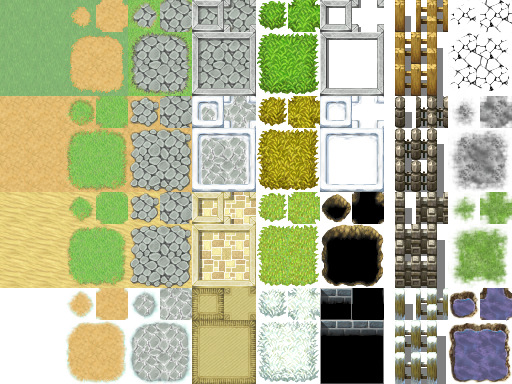
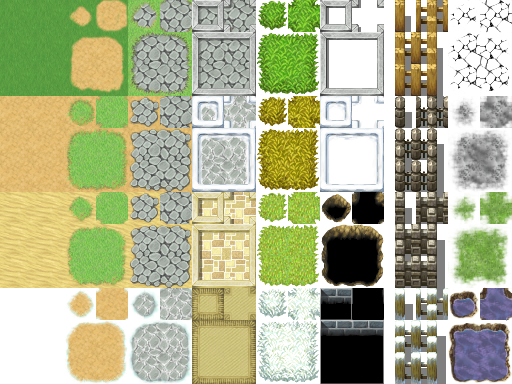
The second 512 × 384 image is a revision of the first. Changes to its layers:
renamed "Road" to "Layer", painted on it over (x1=0, y1=0, x2=128, y2=96)
removed layer "Regular Grass" over (x1=0, y1=0, x2=64, y2=96)
